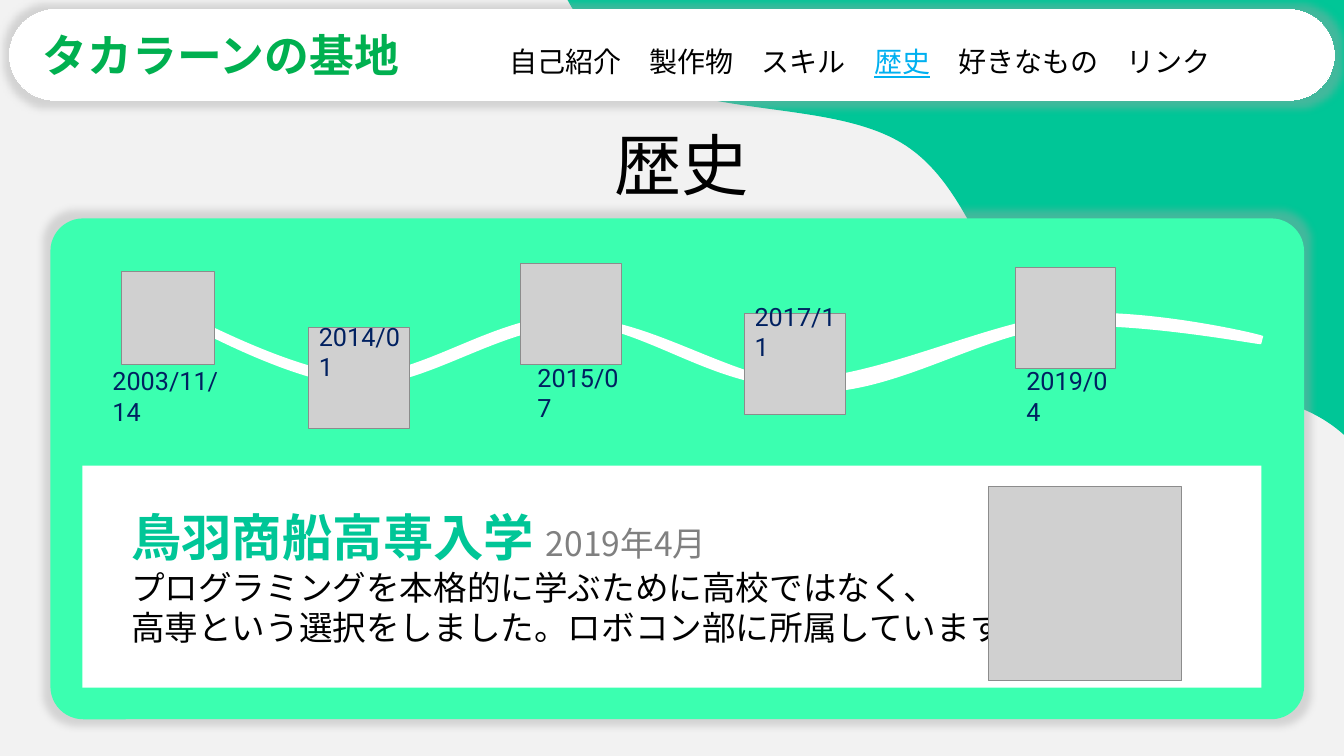
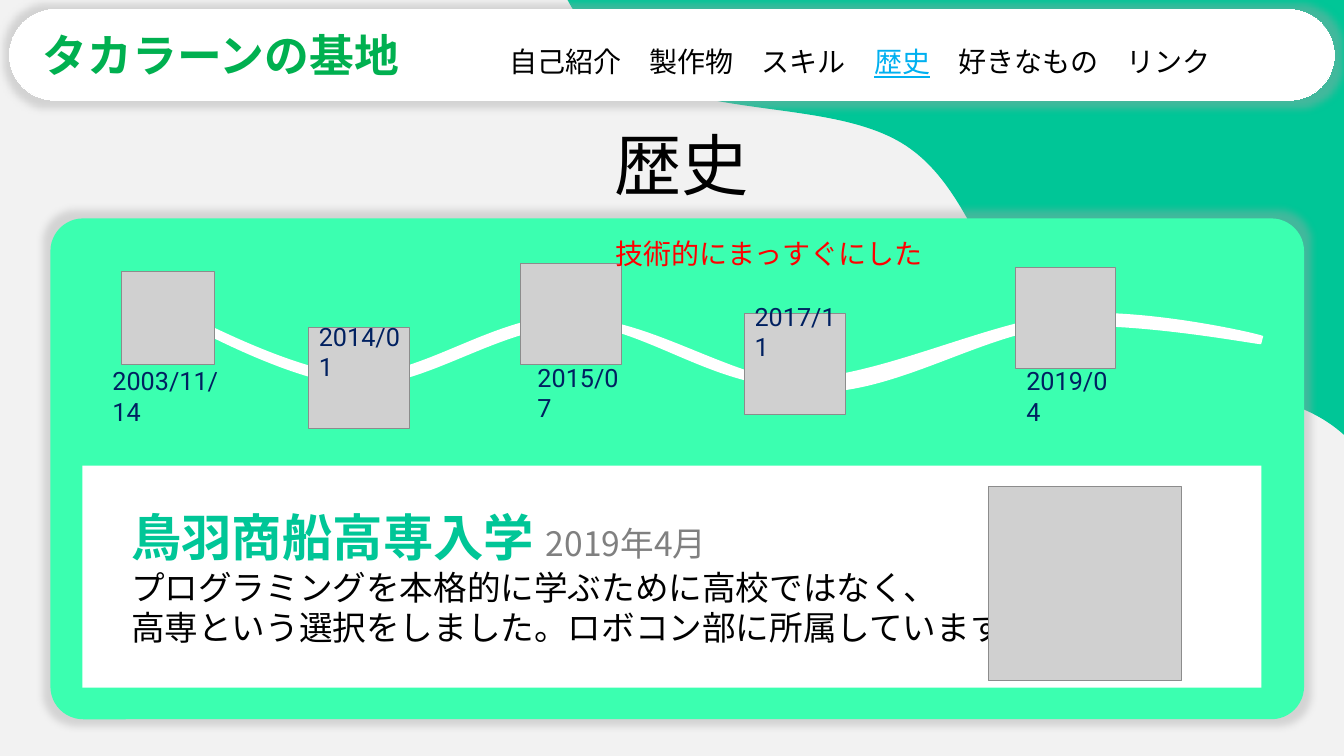
Before and after one commit to takara2314/MyHomePage, a slide deck: slide 5 of タカラーンの基地 新UI.pptx. Drawn at 1344x756 pixels with LibreOffice and Linux fonts; fonts in the diff are those of the drawing; grey boxes stand for pictures. Boxes give left, top, right and bottom in pixels: in the first picture for what was removed or moved away, otherwise in the second. Text is boxed around its words. In the diff, an @@ line names an element or a change of style, - is before the commit and + after.

```diff
--- a/タカラーンの基地 新UI.pptx
+++ b/タカラーンの基地 新UI.pptx
@@ text added at (615, 240, 922, 272), 20 pt, text #FF0000 @@
+技術的にまっすぐにした
```
Also in this commit, not shown: 2 other slides changed, 1 other file.
